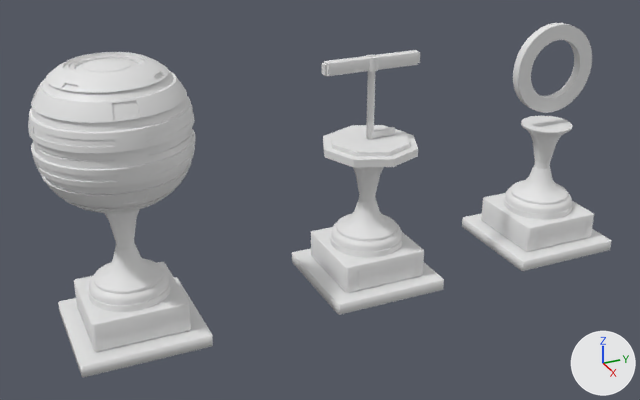
Two versions of the FBX model Assets/Meshes/Game 3 Trophy.fbx, one commit apart.
Rendered twice from a 50 mm camera at (7.25, -1.35, 3.29) aimed at (0.01, 1.91, -0.32). Arrows for +X, +Y and +Z are at lower right; the lights stay in place. Where no turn or scale is listed for an object, it has been applied to the vertices.

The first picture shows 'Base.001', 'Base.002', 'Body', 'GameRoom.001', 'Lever', 'ScifiBall'.
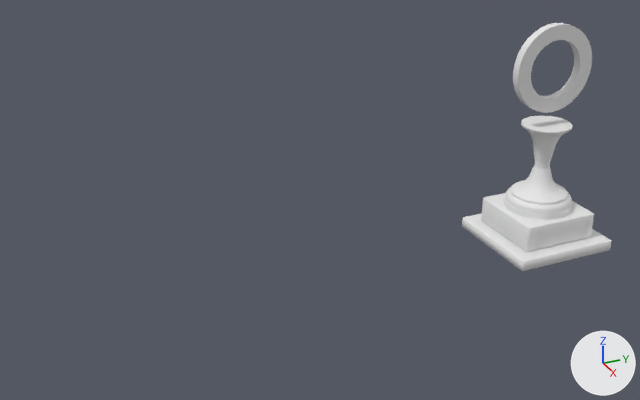
Boxes [x1, y1, x2, y2] around the edits, measured in the pictures (640 x 400 px):
'ScifiBall', deleted
    before: [28, 52, 196, 213]
'Base.002', deleted
    before: [292, 167, 444, 315]
    faces in mat_base (its picture is missing): [292, 227, 444, 315]
    faces in mat_body_002 (its picture is missing): [330, 167, 403, 258]
'Base.001', deleted
    before: [58, 262, 213, 377]
'Lever', deleted
    before: [322, 50, 420, 167]
    faces in mat_lever_base_001 (white #e7e7e7): [323, 125, 418, 167]
    faces in mat_lever_002 (its picture is missing): [322, 50, 420, 76]
    faces in mat_lever_001 (its picture is missing): [365, 55, 395, 139]
'Body', deleted
    before: [88, 209, 171, 312]

What the commit changed:
Object 'Body' (ob_body) is deleted.
Object 'Base.002' (ob_base_002) is deleted.
Object 'Lever' (ob_lever) is deleted.
Object 'ScifiBall' (ob_scifiball) is deleted.
Object 'Base.001' (ob_base_001) is deleted.
